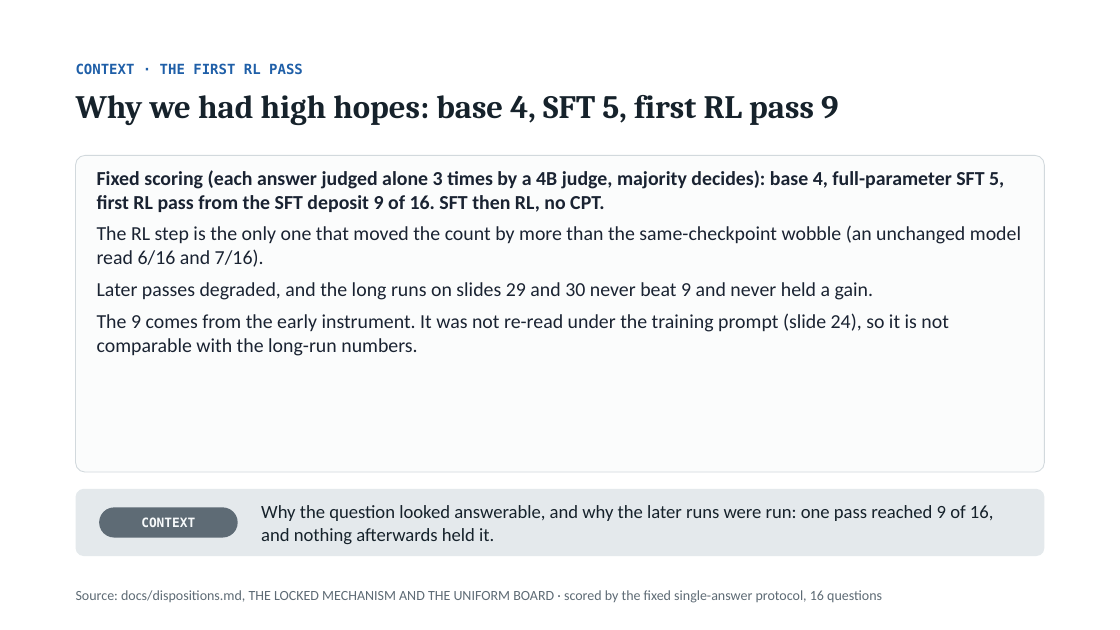
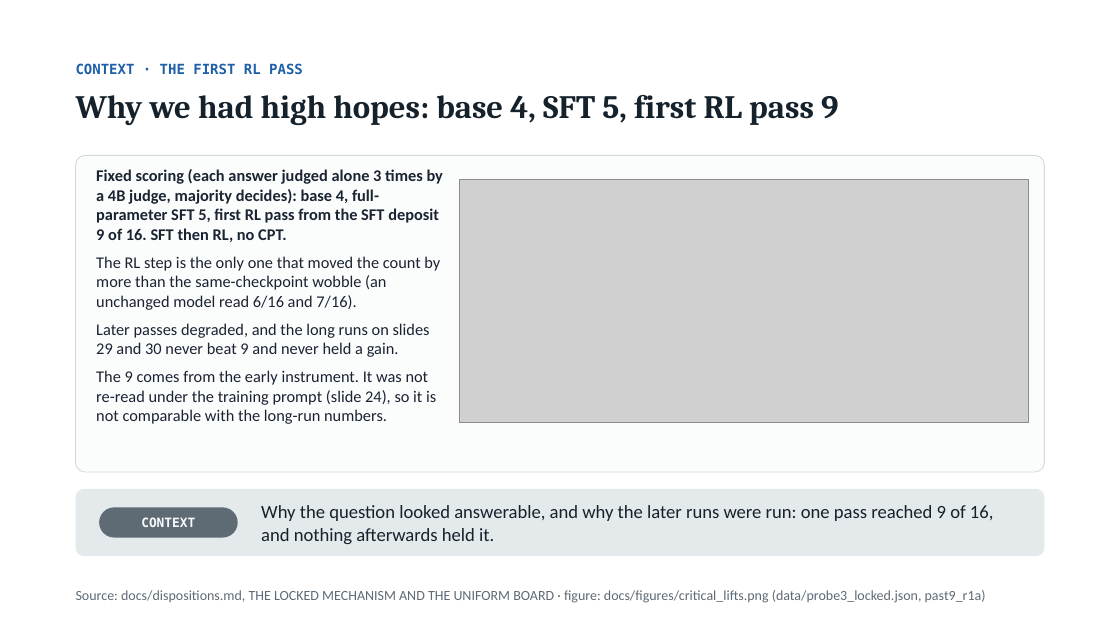
Before and after one commit to thistleknot/rl_v2_share, a slide deck: slide 31 of docs/RL_V2_rl.pptx. Drawn at 1120x630 pixels with LibreOffice and Linux fonts; fonts in the diff are those of the drawing; grey boxes stand for pictures. Boxes give left, top, right and bottom in pixels: in the first picture for what was removed or moved away, otherwise in the second. Text is boxed around its words. In the diff, an @@ line names an element or a change of style, - is before the commit and + after.

```diff
--- a/docs/RL_V2_rl.pptx
+++ b/docs/RL_V2_rl.pptx
@@ text "Fixed scoring (each answer judged ..." at [96,169,443,424]: size 17 to 14 pt @@
@@ picture added at [460,180,1028,423] @@
@@ text at [76,590,986,603]: text changed @@
-Source: docs/dispositions.md, THE LOCKED MECHANISM AND THE UNIFORM BOARD · scored by the fixed single-answer protocol, 16 questions
+Source: docs/dispositions.md, THE LOCKED MECHANISM AND THE UNIFORM BOARD · figure: docs/figures/critical_lifts.png (data/probe3_locked.json, past9_r1a)
```
Also in this commit, not shown: 2 other files.
